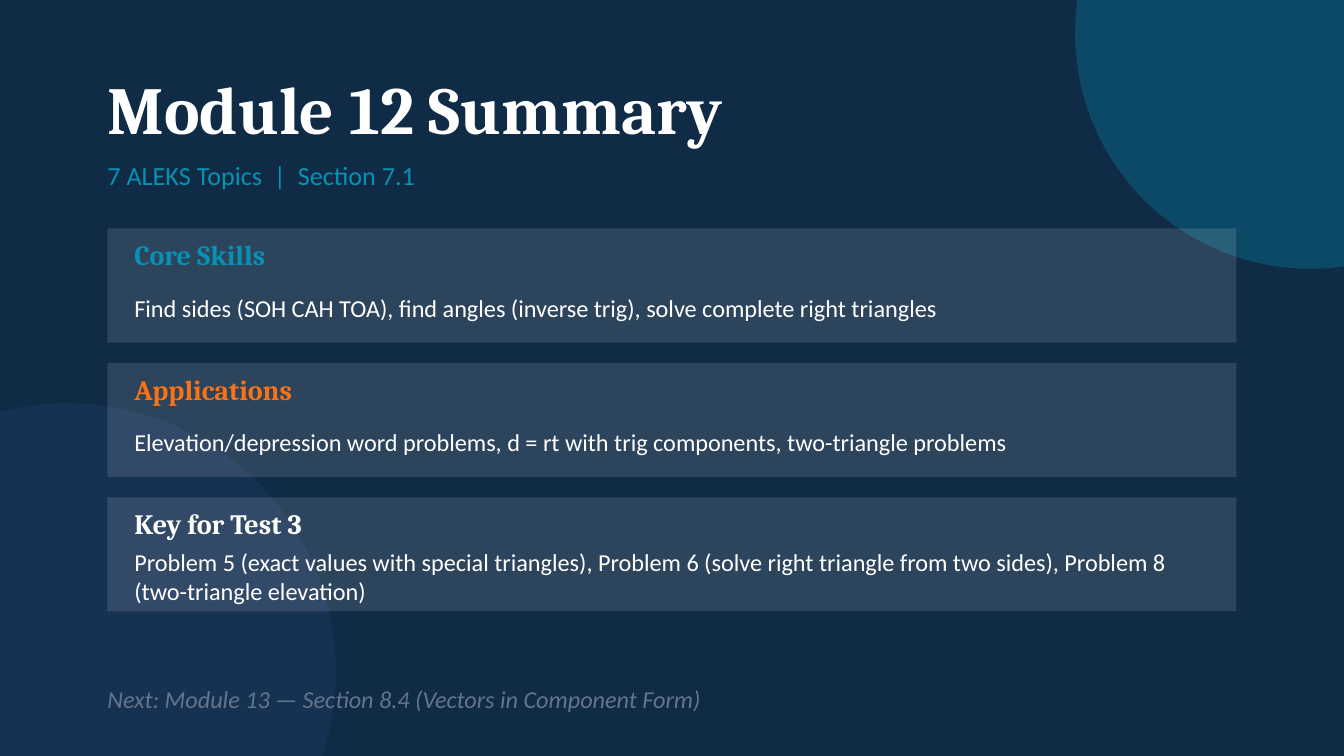
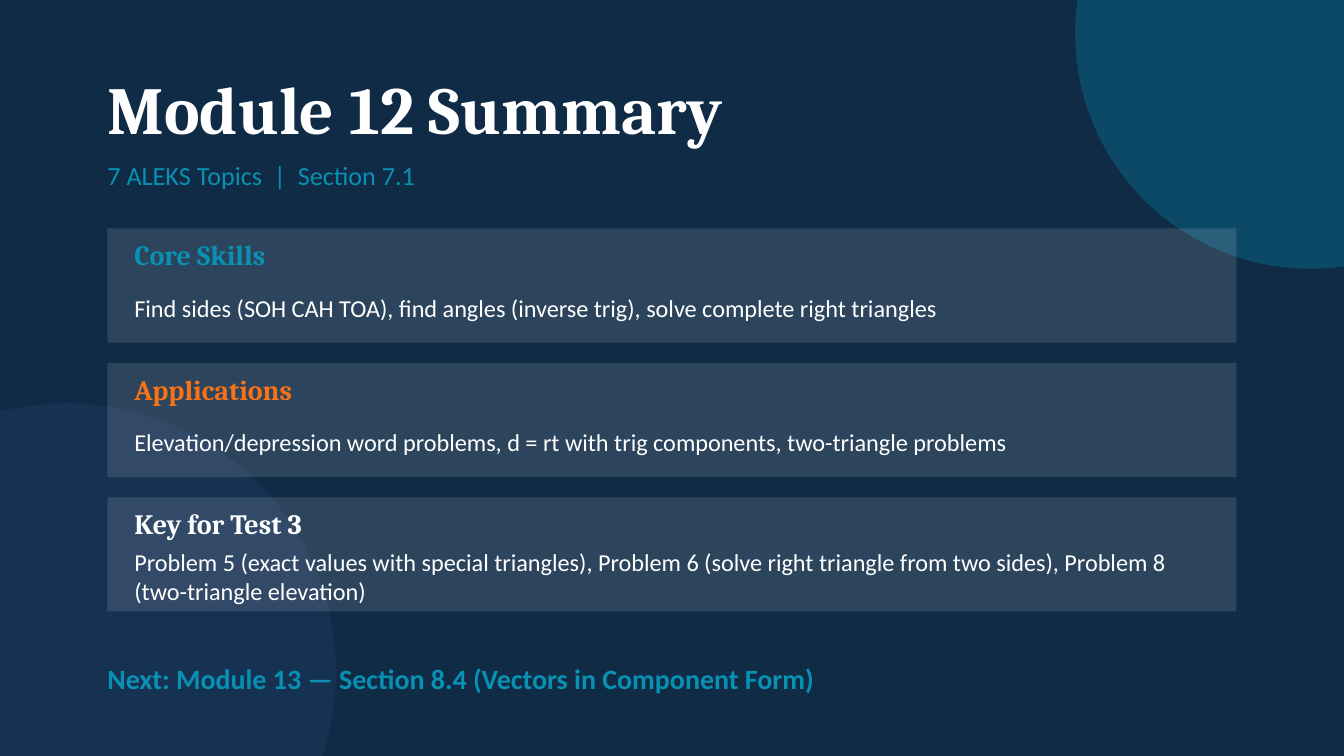
Before and after one commit to andrewhvolk/andrewhvolk.github.io, a slide deck: slide 19 of slides/Math130Unit3C.pptx (slide 17 before the commit). Drawn at 1344x756 pixels with LibreOffice and Linux fonts; fonts in the diff are those of the drawing. Boxes give left, top, right and bottom in pixels: in the first picture for what was removed or moved away, otherwise in the second. Text is boxed around its words. In the diff, an @@ line names an element or a change of style, - is before the commit and + after.

```diff
--- a/slides/Math130Unit3C.pptx
+++ b/slides/Math130Unit3C.pptx
@@ text "Next: Module 13 — Section ...": place and size @@
-text "Next: Module 13 — Section ..." at bbox=[107, 690, 700, 712]
+text "Next: Module 13 — Section ..." at bbox=[107, 668, 814, 694]
@@ text "Next: Module 13 — Section ..." at bbox=[107, 668, 814, 694]: size 13 to 15 pt, text colour #64748B to #0891B2, bold on, italic off @@
```
Also in this commit, not shown: 5 other slides changed, 2 slides added, 6 other files.
